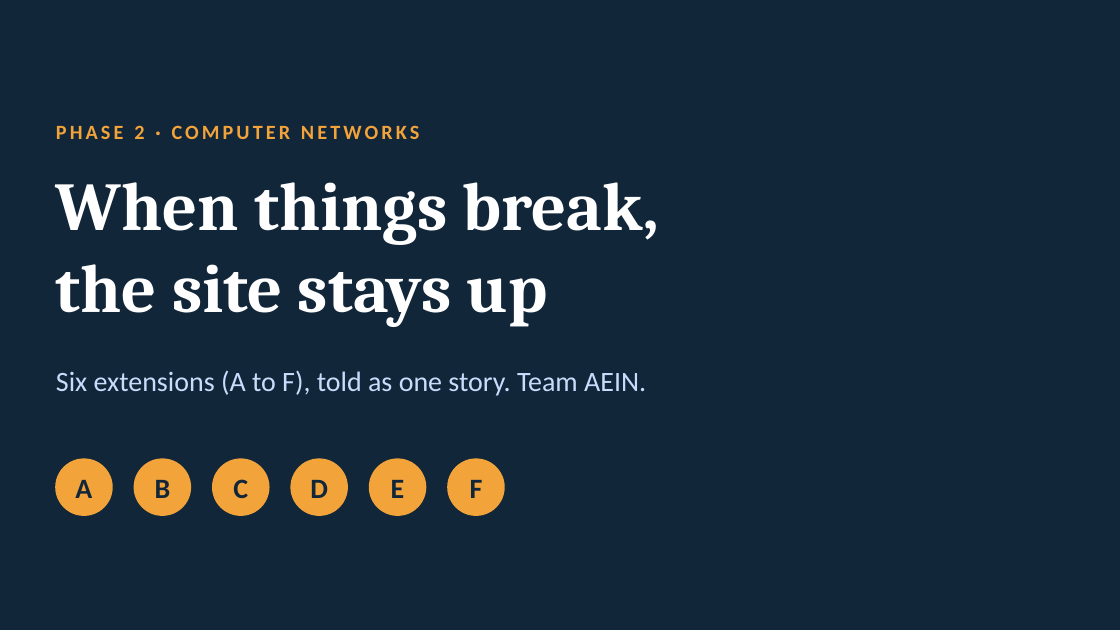
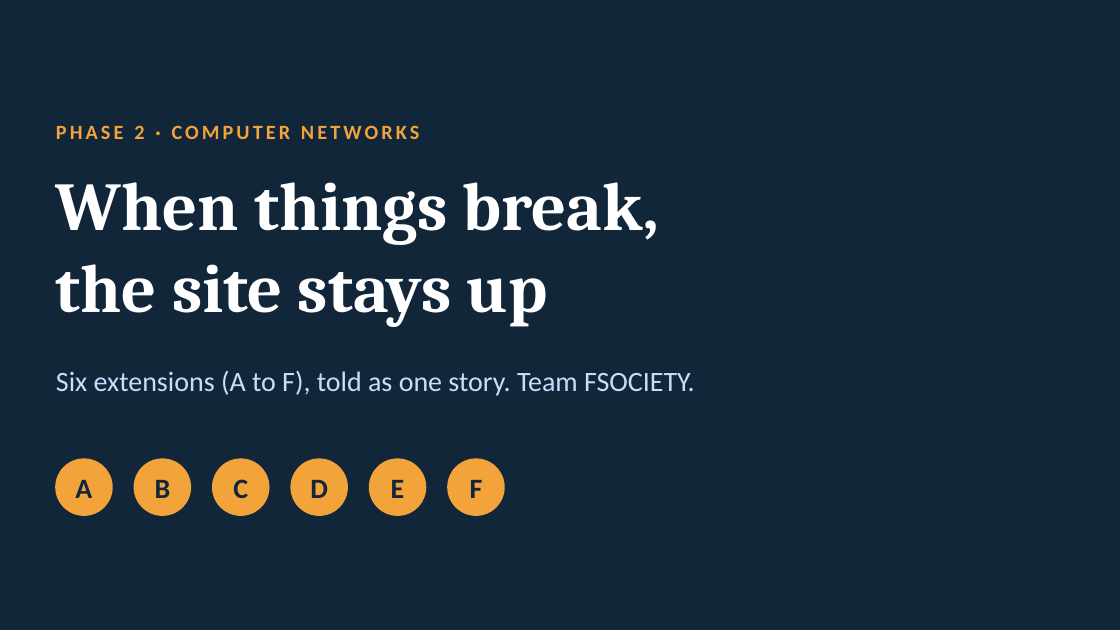
Before and after one commit to KartikMehra22/CN-Project, a slide deck: slide 1 of docs/PHASE2_STORY.pptx. Drawn at 1120x630 pixels with LibreOffice and Linux fonts; fonts in the diff are those of the drawing. Boxes give left, top, right and bottom in pixels: in the first picture for what was removed or moved away, otherwise in the second. Text is boxed around its words. In the diff, an @@ line names an element or a change of style, - is before the commit and + after.

Commit message:
Add member guides and evidence documentation for team FSOCIETY
- Created individual markdown files for each team member detailing their roles, responsibilities, and commands.
- Added a README file summarizing the team structure and the overall project flow.
- Included evidence files documenting the results of various phases and extensions of the project, including DNS failover, TTL management, high-availability failover, and controlled edge migration.
- Provided detailed explanations of commands and expected outcomes for each member's contributions.

```diff
--- a/docs/PHASE2_STORY.pptx
+++ b/docs/PHASE2_STORY.pptx
@@ text at [56,370,695,396]: text changed @@
-Six extensions (A to F), told as one story. Team AEIN.
+Six extensions (A to F), told as one story. Team FSOCIETY.
```
Also in this commit, not shown: 8 other slides changed, 17 other files.
